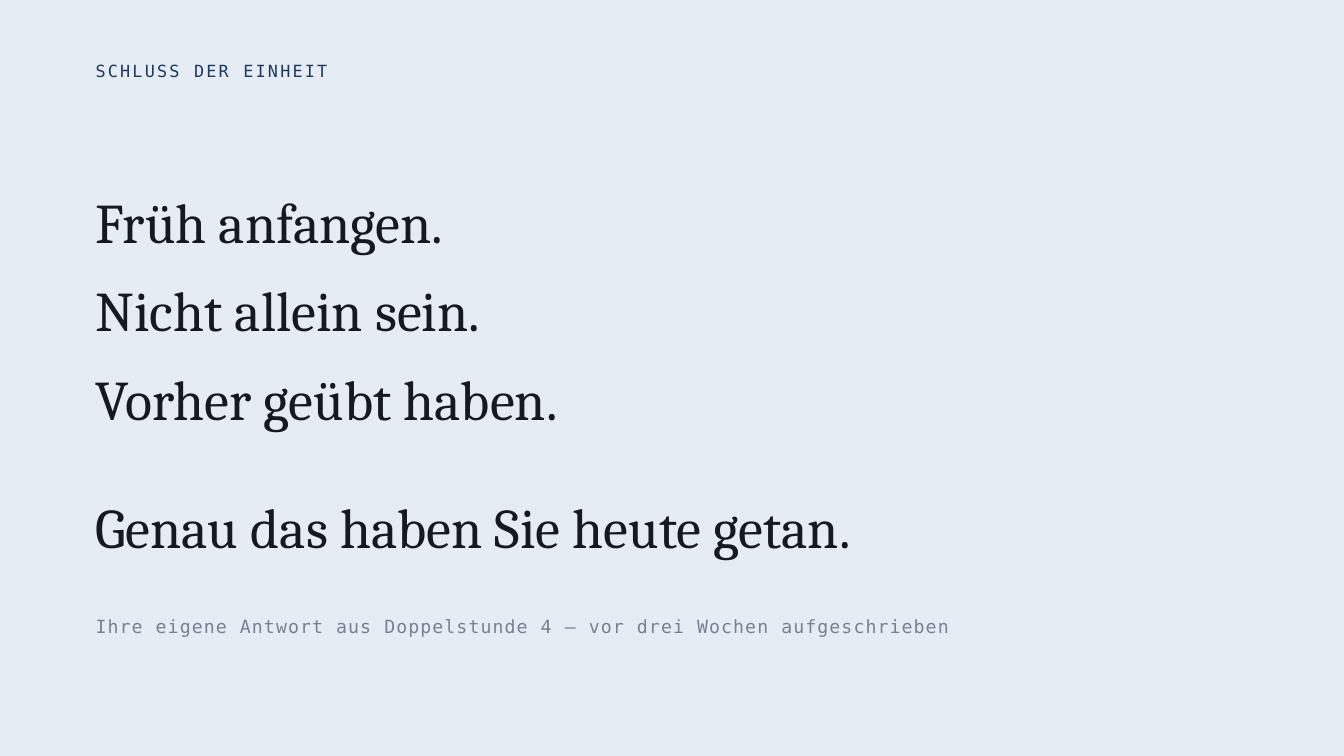
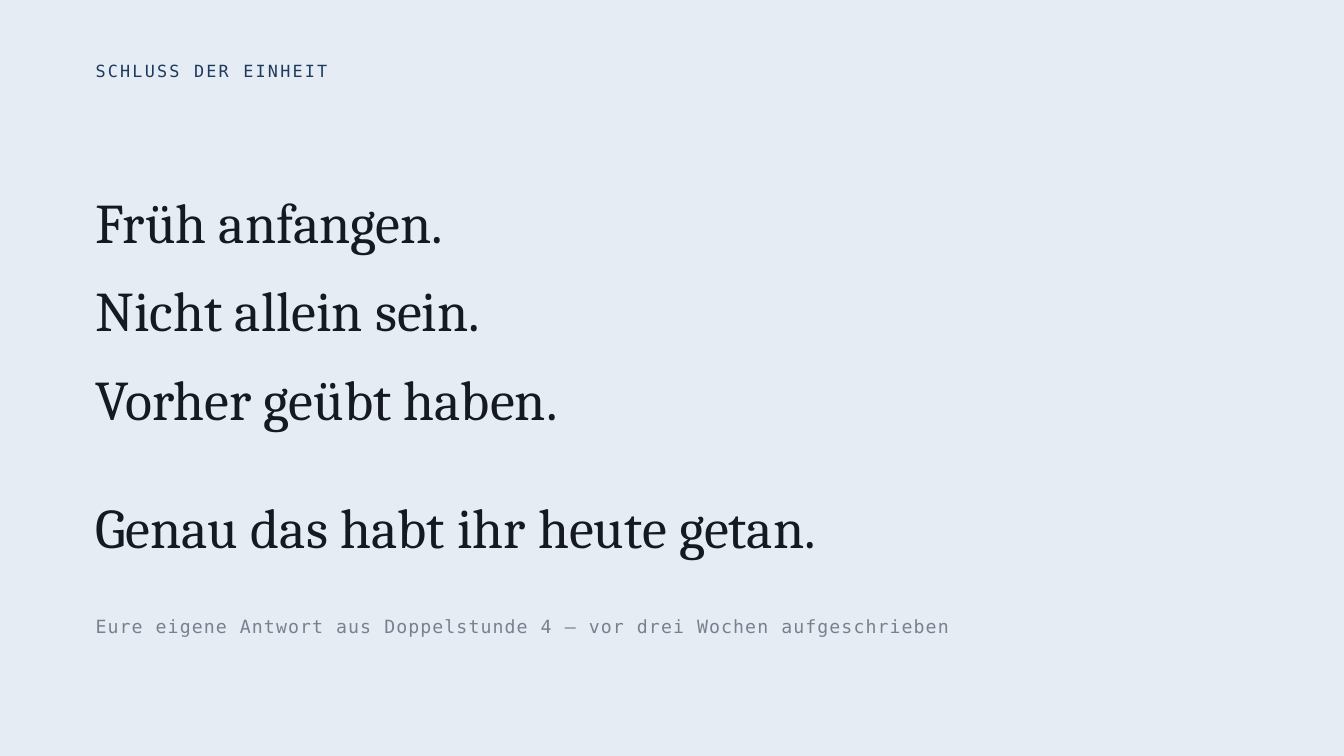
Before and after one commit to markuseckstein/teach, a slide deck: slide 60 of reli-kirche-und-staat/praesentation/Kirche-und-Staat-Beamer.pptx. Drawn at 1344x756 pixels with LibreOffice and Linux fonts; fonts in the diff are those of the drawing. Boxes give left, top, right and bottom in pixels: in the first picture for what was removed or moved away, otherwise in the second. Text is boxed around its words. In the diff, an @@ line names an element or a change of style, - is before the commit and + after.

```diff
--- a/reli-kirche-und-staat/praesentation/Kirche-und-Staat-Beamer.pptx
+++ b/reli-kirche-und-staat/praesentation/Kirche-und-Staat-Beamer.pptx
@@ text at bbox=[96, 509, 816, 561]: text changed @@
-Genau das haben Sie heute getan.
+Genau das habt ihr heute getan.
@@ text at bbox=[96, 619, 948, 637]: text changed @@
-Ihre eigene Antwort aus Doppelstunde 4 — vor drei Wochen aufgeschrieben
+Eure eigene Antwort aus Doppelstunde 4 — vor drei Wochen aufgeschrieben
```
Also in this commit, not shown: 9 other slides changed, 22 other files.
